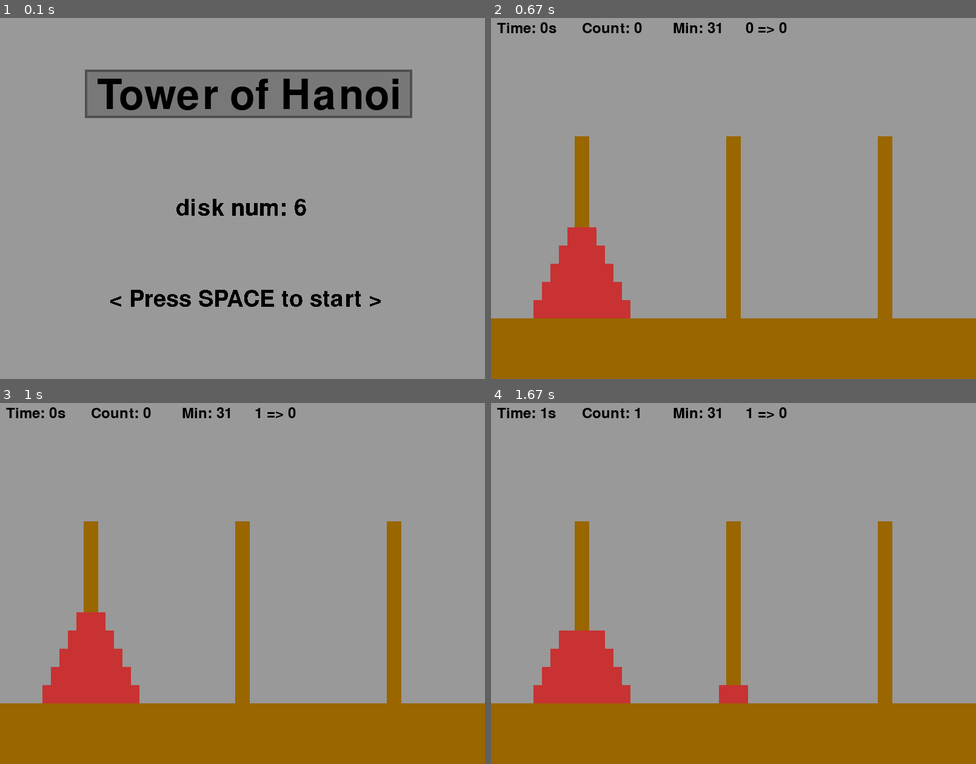
Above: before the commit, frames 1-4 (two rows, left to right).
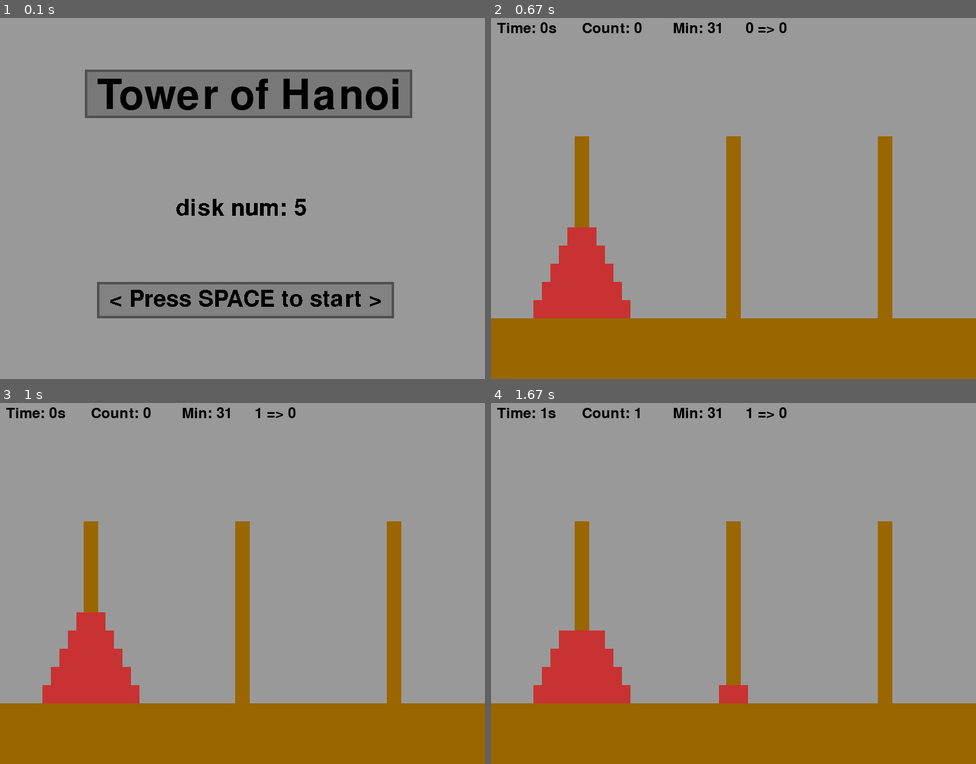
Above: after the commit, the same moments.

Repository: dhrjsfud0522/pygame
Game: pygame game, started from Tower_of_Hanoi.py
The game is run twice, just before and just after one commit, with the same random seed, the same clock (stepped at 60 frames per second) and the same inputs.
Inputs (mouse positions are in pixels of both pictures, inside the frame that each line leads up to):
- Up to frame 1 (0.1 s): no input
- Up to frame 2 (0.67 s): tap Space at 0.33 s
- Up to frame 3 (1 s): click (126, 583) at 0.72 s
- Up to frame 4 (1.67 s): click (806, 453) at 1.05 s; click (607, 446) at 1.38 s

The runs differ from the first frame. In frame 1, 0.9% of the frame differs, in the area x 20-82%, y 50-84%; in frame 2, nothing differs; in frame 3, nothing differs; in frame 4, nothing differs.

Commit message:
진짜 완료

Diff:
--- a/Tower_of_Hanoi.py
+++ b/Tower_of_Hanoi.py
@@ -10,6 +10,7 @@
 BLACK = (0, 0, 0)
 RECT = (120, 120, 120)
 RECT_ = (80, 80, 80)
+RECT__ = (130, 130, 130)
 
 pygame.init()
 pygame.display.set_caption("Tower_of_Hanoi")
@@ -205,8 +206,11 @@
             surface = font.render("Tower of Hanoi", True, BLACK)
             screen.blit(surface, (160, 100))
             font = pygame.font.Font(None, 56)
-            surface = font.render("disk num: " + str(m), False, BLACK)
+            surface = font.render("disk num: " + str(m - 1), False, BLACK)
             screen.blit(surface, (290, 300))
+            rect = (160, 440, 490, 60)
+            pygame.draw.rect(screen, RECT__, rect)
+            pygame.draw.rect(screen, RECT_, rect, 4)
             surface = font.render("< Press SPACE to start >", False, BLACK)
             screen.blit(surface, (180, 450))
 
